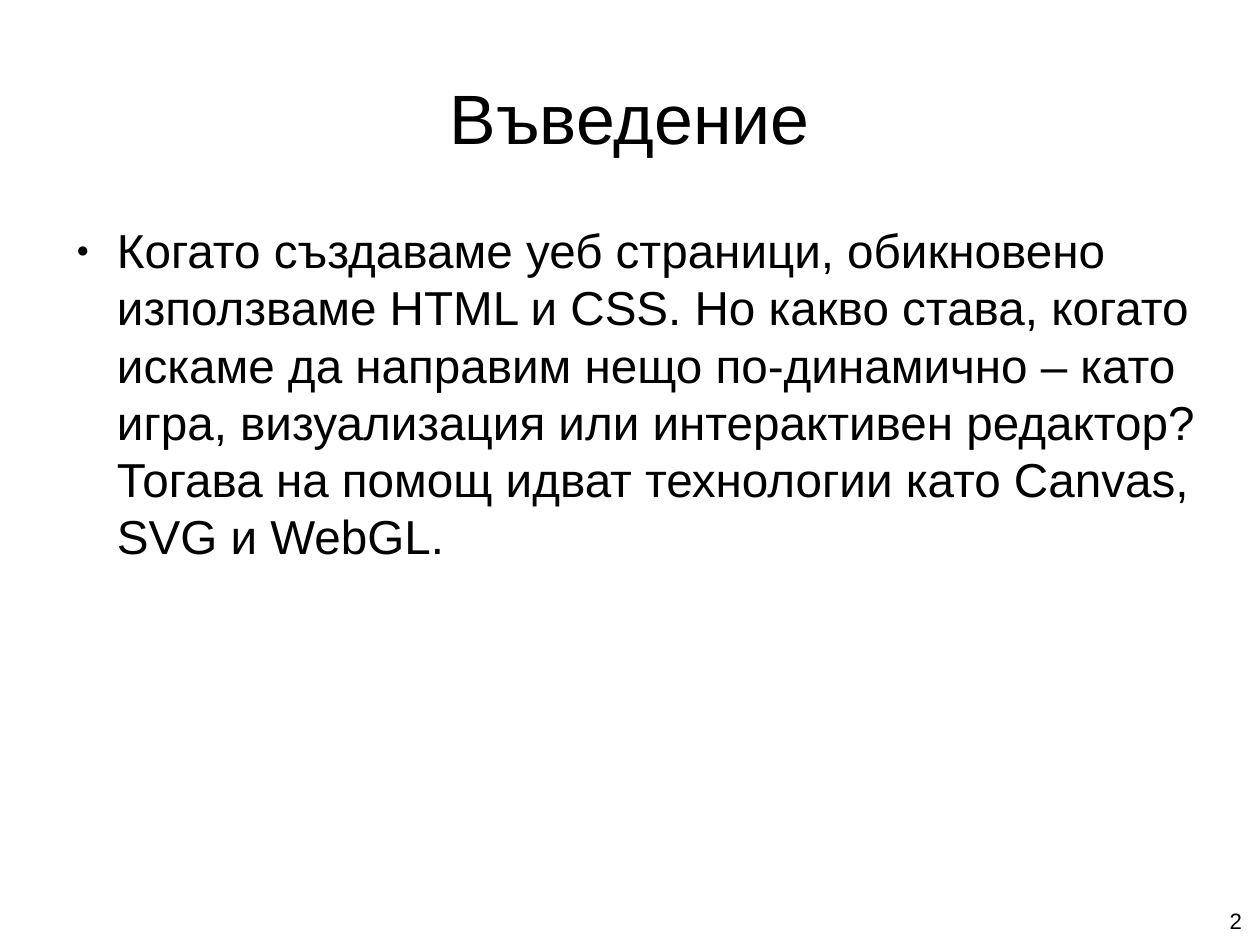
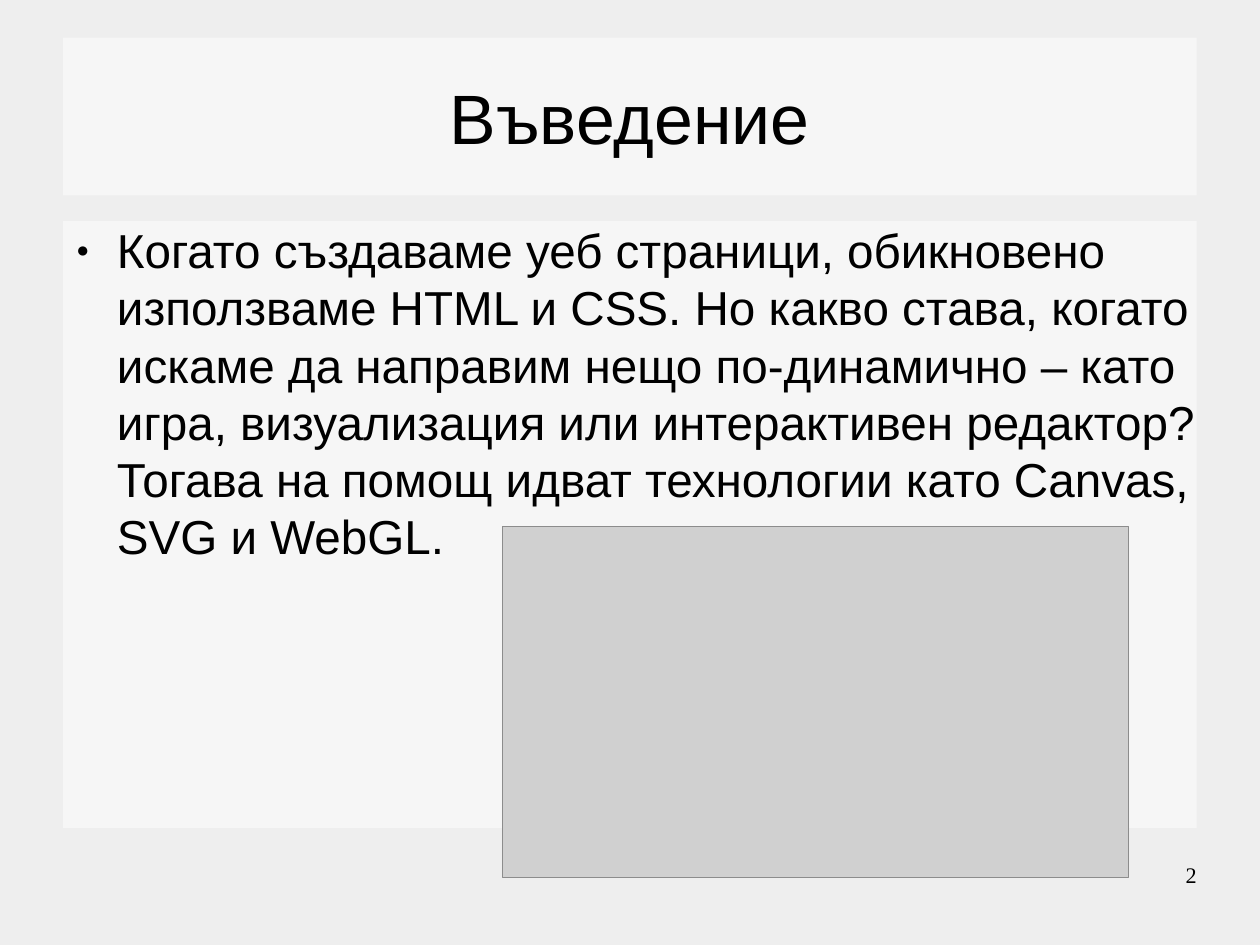
Before and after one commit to Galya777/web_technology_FMI_presentations, a slide deck: slide 2 of canvas.pptx. Drawn at 1260x945 pixels with LibreOffice and Linux fonts; fonts in the diff are those of the drawing; grey boxes stand for pictures; background and template pictures are left out. Boxes give left, top, right and bottom in pixels: in the first picture for what was removed or moved away, otherwise in the second. Text is boxed around its words. In the diff, an @@ line names an element or a change of style, - is before the commit and + after.

```diff
--- a/canvas.pptx
+++ b/canvas.pptx
@@ background picture (left out) to #EEEEEE @@
@@ title "Въведение": place and size @@
-title "Въведение" at [450, 96, 810, 157]
+title "Въведение" at [63, 38, 1197, 196]
@@ text "Когато създаваме уеб страници, обикновено ...": place and size @@
-text "Когато създаваме уеб страници, обикновено ..." at [117, 233, 1194, 555]
+text "Когато създаваме уеб страници, обикновено ..." at [63, 221, 1197, 828]
@@ picture added at [503, 527, 1130, 878] @@
@@ page number: place and size @@
-page number at [1230, 913, 1242, 929]
+page number at [1186, 868, 1197, 883]
@@ page number at [1186, 868, 1197, 883]: font Arial to Times New Roman @@
```
Also in this commit, not shown: 6 other slides changed, 1 slide added, 6 other files.
